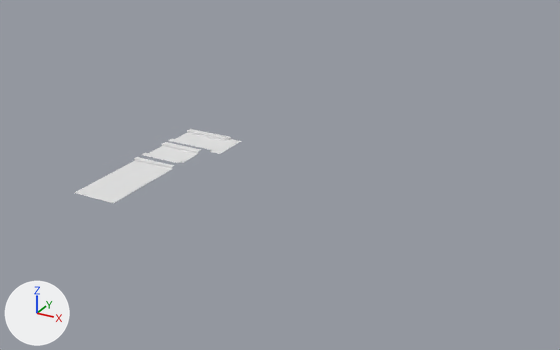
The Blender file Assets/Distnewrepo/road2.0.blend: old version first, new version second.
Camera for both pictures: a 50 mm camera at (98.3, -138.8, 65.2) aimed at (29.0, -12.8, 2.2). Arrows for +X, +Y and +Z are at lower left; the lights stay in place. Materials are left out; every surface is plain grey.
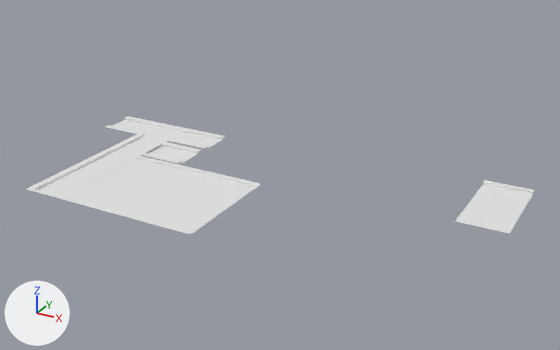
Commit message: road update

Boxes [x1, y1, x2, y2] around the edits, measured in the pictures (560 x 350 px):
'Plane.006', added: after [142, 173, 260, 234]
'Plane.004', added: after [27, 134, 168, 198]
'Plane.003', added: after [99, 164, 216, 221]
'Plane.005', added: after [455, 180, 534, 234]
'Plane.002', reshaped, moved (18% wider, 15% taller): before [75, 157, 174, 203]; after [59, 156, 176, 209]
'Plane', moved: before [168, 129, 241, 154]; after [106, 116, 171, 139]
'Plane.007', added: after [151, 122, 225, 148]
part 1 of me_plane_002, added: after [59, 191, 115, 209]

The change, as a diff of the scene's bpy script:
```diff
--- a/Assets/Distnewrepo/road2.0.blend.py
+++ b/Assets/Distnewrepo/road2.0.blend.py
@@ me_plane_002 @@
 # used by ob_plane_002; location = (0.0, -29.8, 0.0); scale = (5.0, 3.0, 1.0)
 # verts and faces of me_plane_002; kept vertices keep their numbers, new ones are numbered from 20
 # before: 14 (-1.0, -2.0, 0.0) at pixel (74, 192), 15 (1.0, -2.0, 0.0) at pixel (113, 203)
-me_plane_002.from_pydata(...)  # 20 vertices, 9 faces; spans x -1.0..1.0, y -2.0..4.67, z 0.0..0.5
+me_plane_002.from_pydata(...)  # 26 vertices, 12 faces; spans x -1.0..1.0, y -3.67..4.67, z 0.0..0.5
+# me_plane_002 part 1
+verts[20] = (-1.0, -3.33, 0.0)  # pixel (62, 198)
+verts[21] = (-1.0, -3.33, 0.5)  # pixel (62, 196)
+verts[22] = (-1.0, -3.67, 0.5)  # pixel (58, 198)
+for new, old in zip([23, 24, 25], [20, 21, 22]): verts[new] = verts[old] + (2.0, 0.0, 0.0)
+faces += [(14, 20, 23, 15), (20, 21, 24, 23), (21, 22, 25, 24)]
@@ me_plane_008 @@
+me_plane_008.from_pydata(...)  # 119 vertices, 72 faces; spans x -1.0..3.12, y -1.51..1.5, z 0.0..0.5
@@ me_plane_007 @@
+me_plane_007.from_pydata(...)  # 84 vertices, 44 faces; spans x -1.0..1.21, y -3.67..4.67, z 0.0..0.5
@@ me_plane_006 @@
+me_plane_006.from_pydata(...)  # 26 vertices, 12 faces; spans x -1.0..1.0, y -3.67..4.67, z 0.0..0.5
@@ me_plane_005 @@
+me_plane_005.from_pydata(...)  # 20 vertices, 9 faces; spans x -1.0..1.0, y -2.0..4.67, z 0.0..0.5
@@ me_plane_004 @@
+me_plane_004.from_pydata(...)  # 108 vertices, 66 faces; spans x -1.0..6.09, y -1.5..1.5, z 0.0..0.5
@@ ob_plane @@
 ob_plane = bpy.data.objects.new('Plane', me_plane)
-ob_plane.location = (0.0, 0.0, 0.0)
+ob_plane.location = (-18.9, 0.0, 0.0)
 ob_plane.scale = (5.0, 3.0, 1.0)
@@ ob_plane_002 @@
 ob_plane_002 = bpy.data.objects.new('Plane.002', me_plane_002)
-ob_plane_002.location = (0.0, -29.8, 0.0)
+ob_plane_002.location = (0.0, -28.9, 0.0)
 ob_plane_002.scale = (5.0, 3.0, 1.0)
@@ ob_plane_007 @@
+ob_plane_007 = bpy.data.objects.new('Plane.007', me_plane_008)
+ob_plane_007.location = (0.0, 0.0, 0.0)
+ob_plane_007.rotation_euler = (0.0, 0.0, 3.142)  # degrees (0, 0, 180)
+ob_plane_007.scale = (5.0, 2.99, 1.0)
@@ ob_plane_006 @@
+ob_plane_006 = bpy.data.objects.new('Plane.006', me_plane_007)
+ob_plane_006.location = (20.0, -28.9, 0.0)
+ob_plane_006.scale = (5.0, 3.0, 1.0)
@@ ob_plane_003 @@
+ob_plane_003 = bpy.data.objects.new('Plane.003', me_plane_006)
+ob_plane_003.location = (10.0, -28.9, 0.0)
+ob_plane_003.scale = (5.0, 3.0, 1.0)
@@ ob_plane_005 @@
+ob_plane_005 = bpy.data.objects.new('Plane.005', me_plane_005)
+ob_plane_005.location = (70.0, -5.5, 0.0)
+ob_plane_005.scale = (5.0, 3.0, 1.0)
@@ ob_plane_004 @@
+ob_plane_004 = bpy.data.objects.new('Plane.004', me_plane_004)
+ob_plane_004.location = (-9.4, -9.5, 0.0)
+ob_plane_004.rotation_euler = (0.0, 0.0, -1.571)  # degrees (0, 0, -90)
+ob_plane_004.scale = (5.0, 2.99, 1.0)
```
